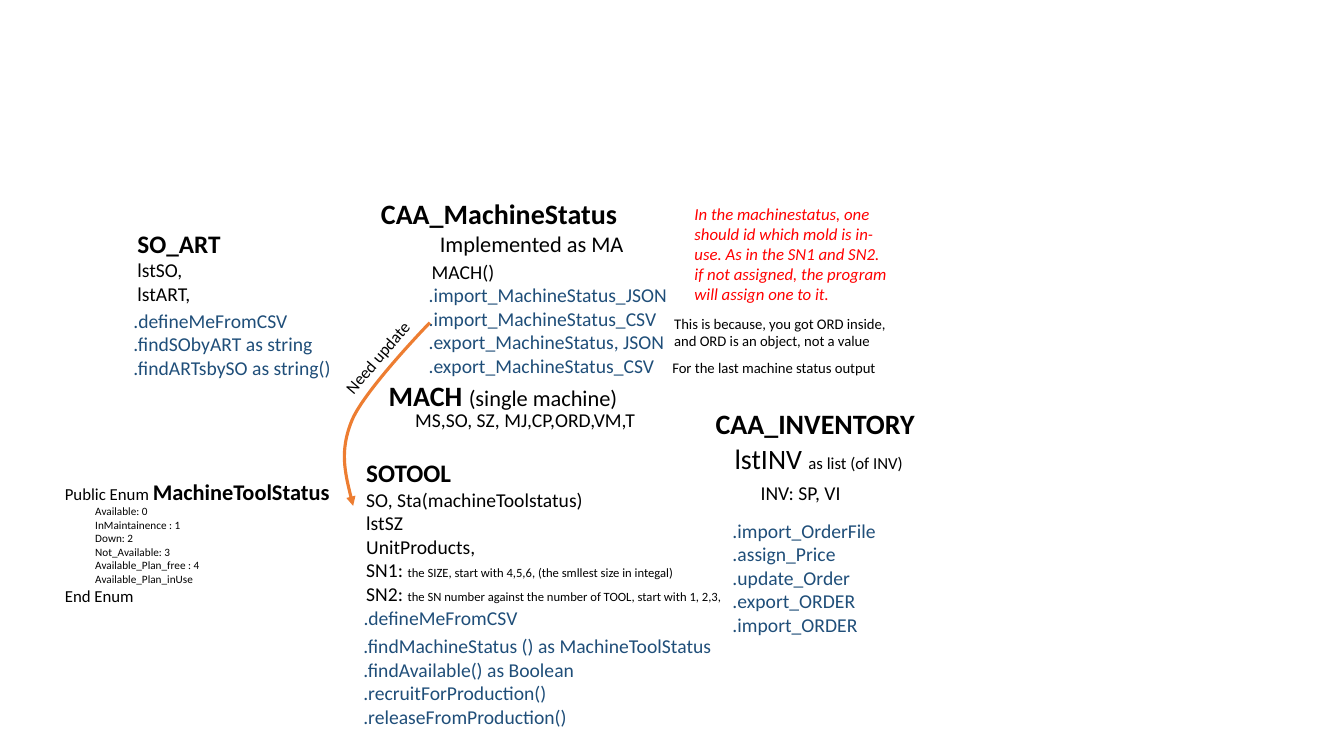
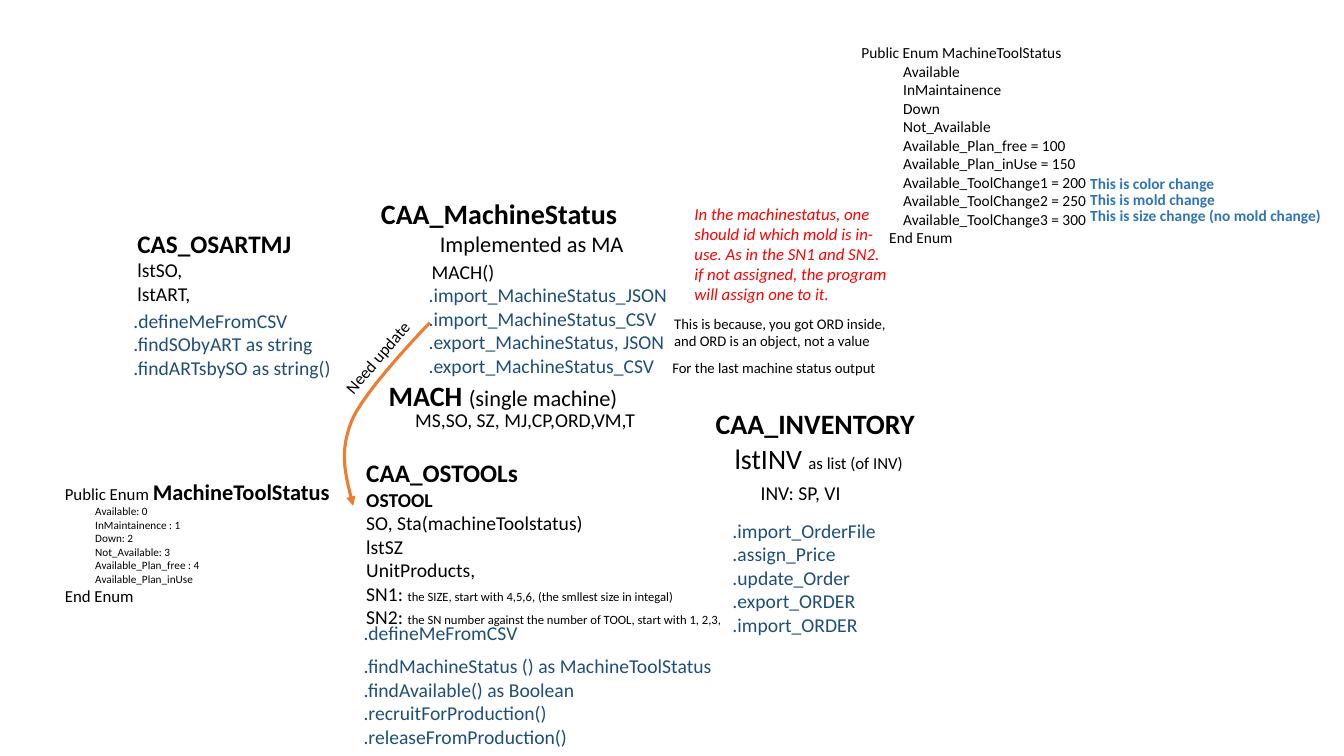
Before and after one commit to cayuan/CAA_pub, a slide deck: slide 6 of CAA/00_doc/Architecture_20220907.pptx. Drawn at 1344x756 pixels with LibreOffice and Linux fonts; fonts in the diff are those of the drawing. Boxes give left, top, right and bottom in pixels: in the first picture for what was removed or moved away, otherwise in the second. Text is boxed around its words. In the diff, an @@ line names an element or a change of style, - is before the commit and + after.

```diff
--- a/CAA/00_doc/Architecture_20220907.pptx
+++ b/CAA/00_doc/Architecture_20220907.pptx
@@ text added at bbox=[861, 47, 1085, 243], 11 pt, text #000000 @@
+Public Enum MachineToolStatus
+Available
+InMaintainence
+Down
+Not_Available
+Available_Plan_free = 100
+Available_Plan_inUse = 150
+Available_ToolChange1 = 200
+Available_ToolChange2 = 250
+Available_ToolChange3 = 300
+End Enum
@@ text added at bbox=[1090, 178, 1215, 192], 11 pt, text #2E75B6, bold @@
+This is color change
@@ text added at bbox=[1090, 194, 1215, 208], 11 pt, text #2E75B6, bold @@
+This is mold change
@@ text added at bbox=[1090, 207, 1320, 224], 11 pt, text #2E75B6, bold @@
+This is size change (no mold change)
@@ text at bbox=[137, 236, 291, 257]: text changed @@
-SO_ART
+CAS_OSARTMJ
@@ text at bbox=[366, 465, 518, 507]: text changed @@
-SOTOOL
+CAA_OSTOOLs
+OSTOOL
@@ text ".defineMeFromCSV": place and size @@
-text ".defineMeFromCSV" at bbox=[364, 611, 518, 625]
+text ".defineMeFromCSV" at bbox=[364, 624, 518, 640]
@@ text ".findMachineStatus () as MachineToolStatus": place and size @@
-text ".findMachineStatus () as MachineToolStatus" at bbox=[363, 639, 712, 727]
+text ".findMachineStatus () as MachineToolStatus" at bbox=[364, 659, 712, 747]
```
Also in this commit, not shown: 1 slide added, 1 slide removed, 3 other files.
